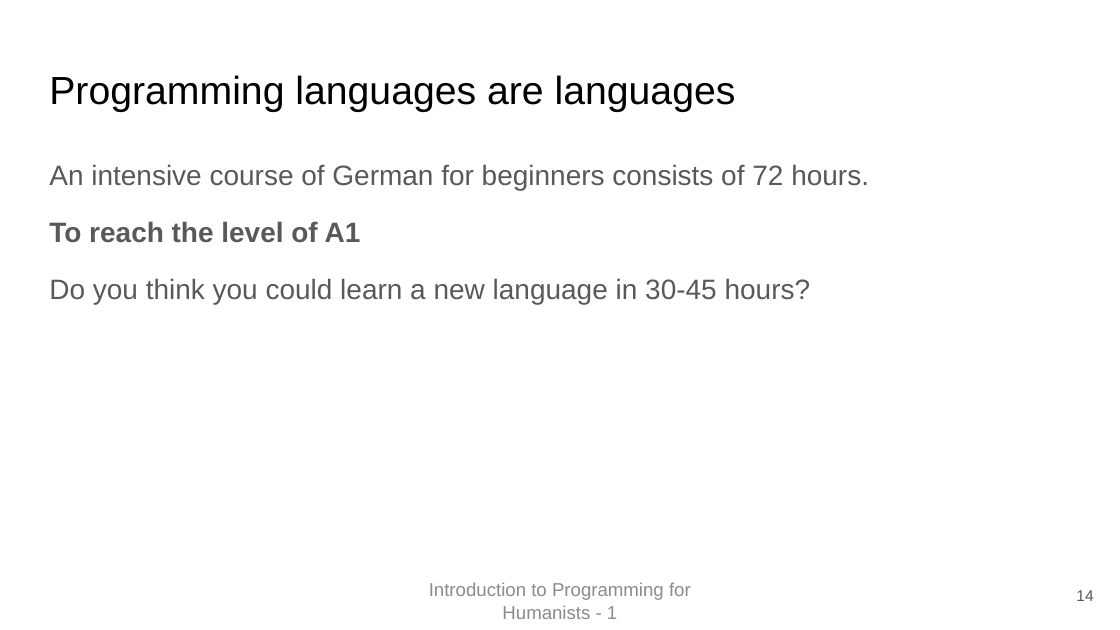
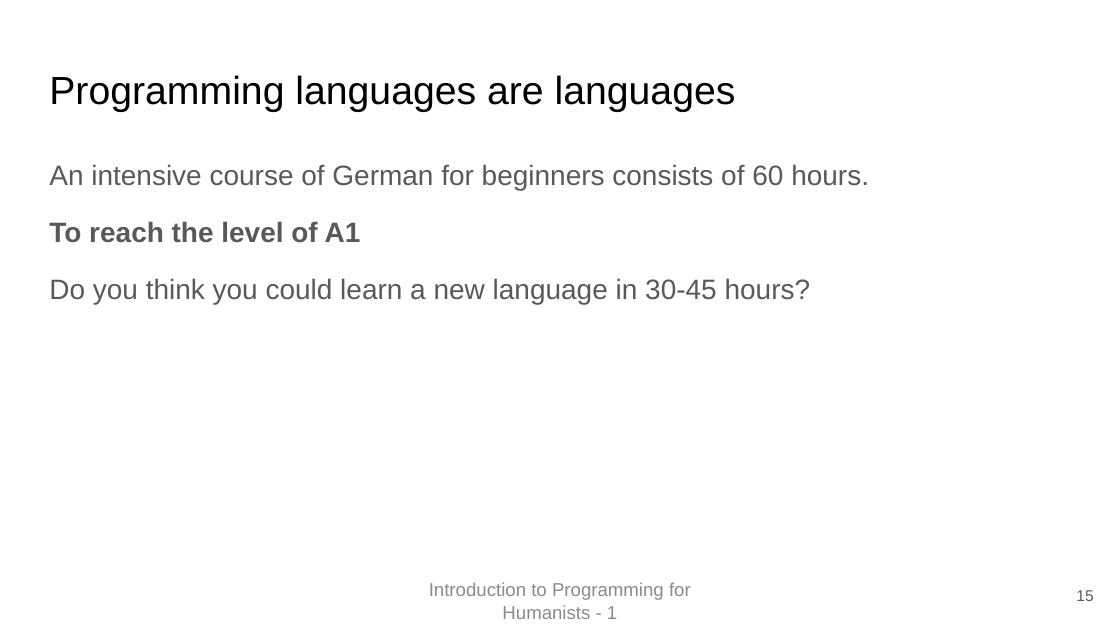
Before and after one commit to EvanEames/IPFH2526, a slide deck: slide 15 of week1/First Class.pptx (slide 14 before the commit). Drawn at 1120x630 pixels with LibreOffice and Linux fonts; fonts in the diff are those of the drawing. Boxes give left, top, right and bottom in pixels: in the first picture for what was removed or moved away, otherwise in the second. Text is boxed around its words. In the diff, an @@ line names an element or a change of style, - is before the commit and + after.

```diff
--- a/week1/First Class.pptx
+++ b/week1/First Class.pptx
@@ text at box(49, 164, 869, 190): text changed @@
-An intensive course of German for beginners consists of 72 hours.
+An intensive course of German for beginners consists of 60 hours.
@@ page number at box(1076, 590, 1093, 601): text changed @@
-14
+15
```
Also in this commit, not shown: 5 other slides changed, 3 slides added.
